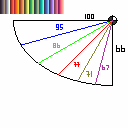
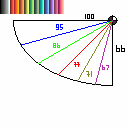
Layers edited between the first and the second 128x128 image:
painted on "Colours" over (x1=0, y1=0, x2=7, y2=14)
